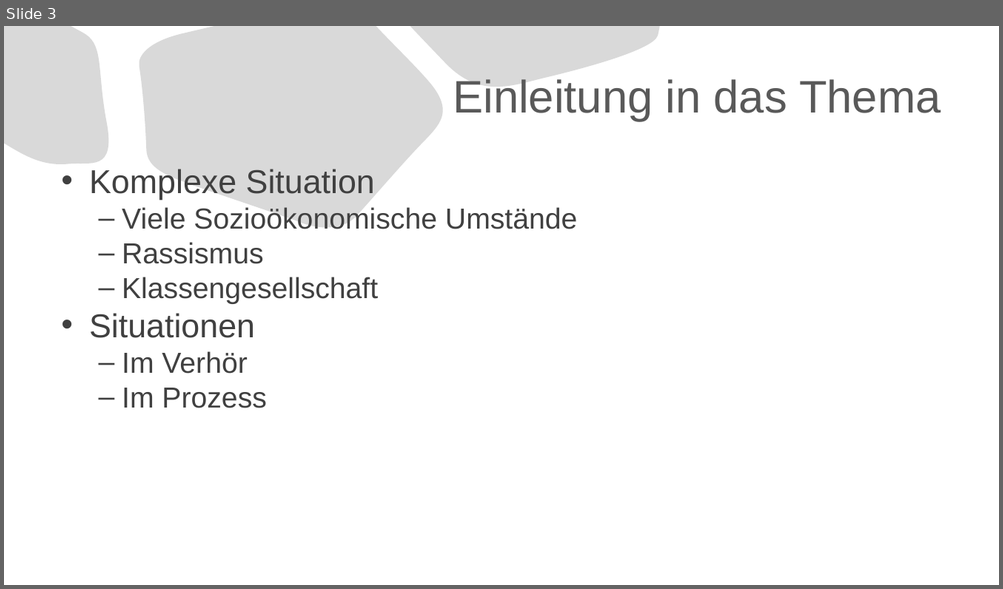
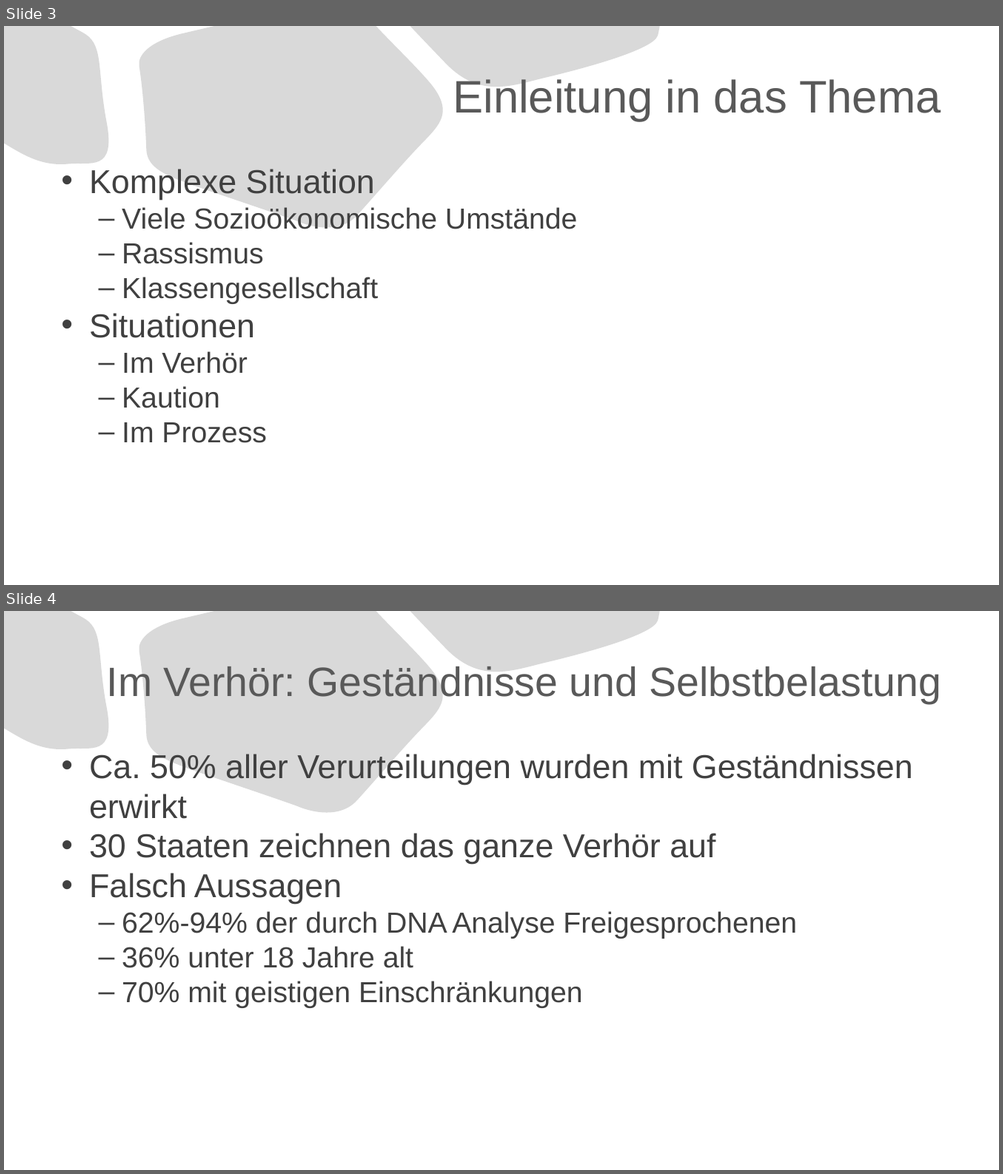
Before and after one commit to MAA28/Abi, a slide deck: Seminarfach/Präsentation.pptx. Shown one above the other, each under a label of ours: slide 3 before the commit, slides 3 and 4 after it. The pictures are 1003x589 and 1003x1174 pixels, drawn with LibreOffice and Linux fonts; fonts in the diff are those of the drawing. Boxes give left, top, right and bottom in pixels: in the first picture for what was removed or moved away, otherwise in the second. Text is boxed around its words. In the diff, an @@ line names an element or a change of style, - is before the commit and + after.

```diff
--- a/Seminarfach/Präsentation.pptx
+++ b/Seminarfach/Präsentation.pptx
@@ slide 4 added at <box>4,611,999,1170</box>, background #FFFFFF; not listed: 3 template elements that a slide beside it also shows @@
@@ title added at <box>107,667,941,703</box>, 39.6 pt, text #595959 @@
+Im Verhör: Geständnisse und Selbstbelastung
@@ text added at <box>89,754,913,1008</box>, 32 pt, text #404040 @@
+• Ca. 50% aller Verurteilungen wurden mit Geständnissen erwirkt
+• 30 Staaten zeichnen das ganze Verhör auf
+• Falsch Aussagen
+  – 62%-94% der durch DNA Analyse Freigesprochenen
+  – 36% unter 18 Jahre alt
+  – 70% mit geistigen Einschränkungen
@@ slide 3 changed as well @@
@@ text at <box>122,386,220,409</box>: paragraph added @@
+  – Kaution
```
Also in this commit, not shown: 3 other slides changed, 4 other slides added.
